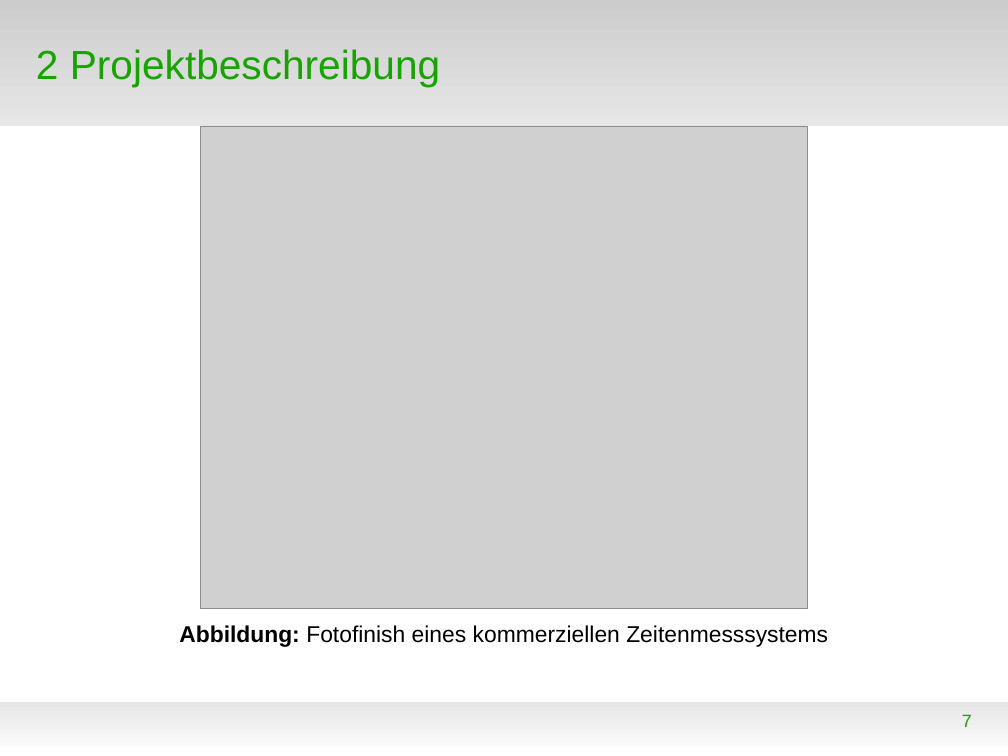
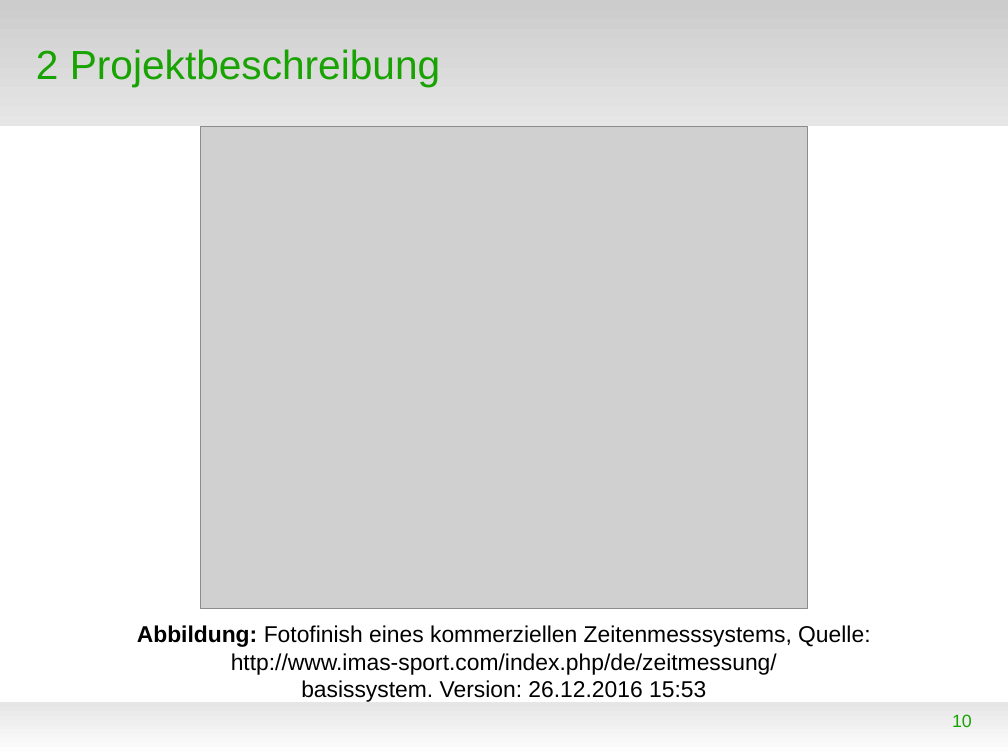
Before and after one commit to WorldofJARcraft/Kanu-s.a.M., a slide deck: slide 10 of Präsentation/Präsentation.odp (slide 7 before the commit). Drawn at 1008x756 pixels with LibreOffice and Linux fonts; fonts in the diff are those of the drawing; grey boxes stand for pictures; background and template pictures are left out. Boxes give left, top, right and bottom in pixels: in the first picture for what was removed or moved away, otherwise in the second. Text is boxed around its words. In the diff, an @@ line names an element or a change of style, - is before the commit and + after.

```diff
--- a/Präsentation/Präsentation.odp
+++ b/Präsentation/Präsentation.odp
@@ text at (137, 625, 870, 702): text changed @@
-Abbildung: Fotofinish eines kommerziellen Zeitenmesssystems
+Abbildung: Fotofinish eines kommerziellen Zeitenmesssystems, Quelle: http://www.imas-sport.com/index.php/de/zeitmessung/
+basissystem. Version: 26.12.2016 15:53
@@ page number at (952, 714, 972, 727): text changed @@
-7
+10
```
Also in this commit, not shown: 8 other slides changed, 43 slides added, 5 slides removed, 6 other files.
